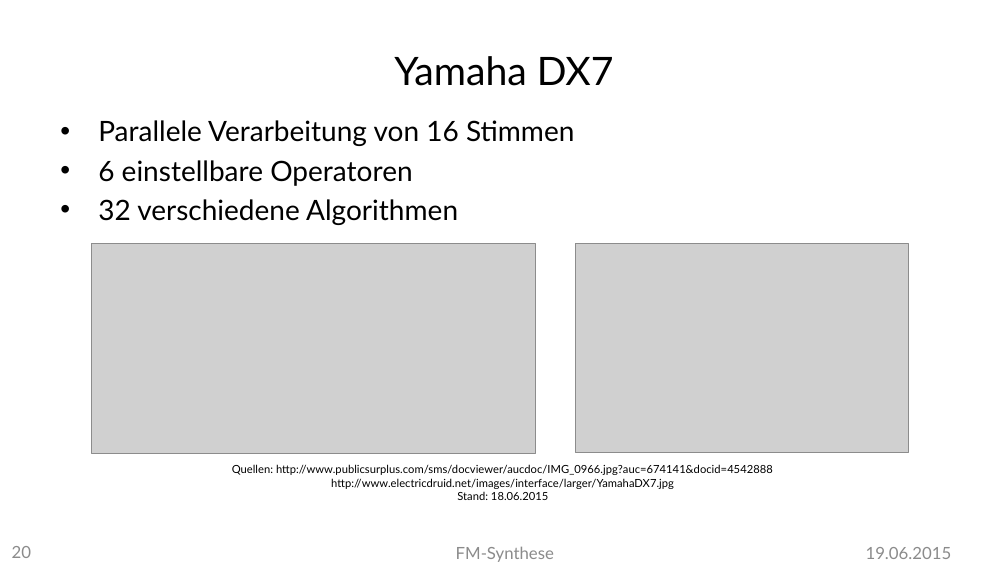
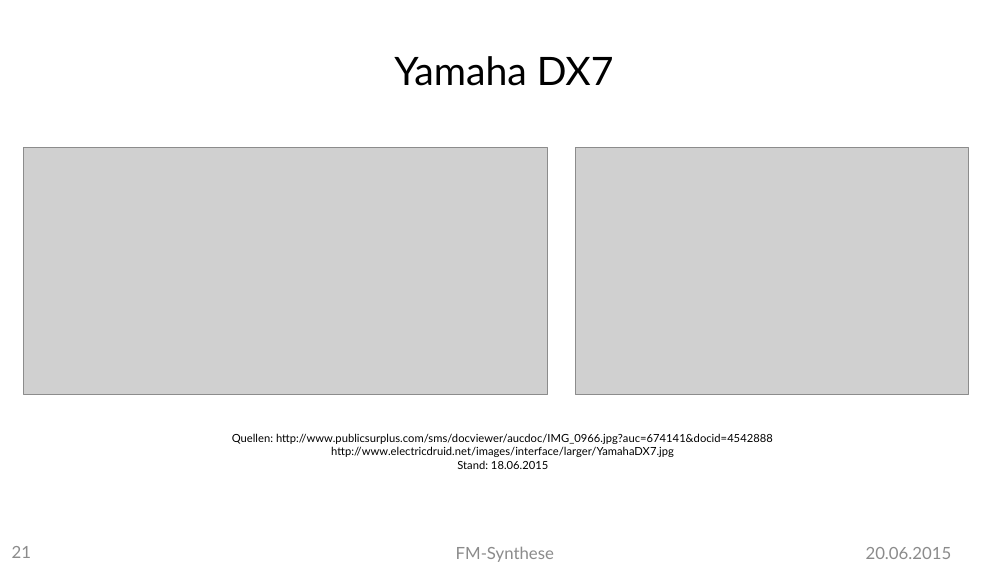
Before and after one commit to MBulli/VSeminar, a slide deck: slide 21 of Praesentation/FMSynthese-Julius.pptx (slide 20 before the commit). Drawn at 1008x567 pixels with LibreOffice and Linux fonts; fonts in the diff are those of the drawing; grey boxes stand for pictures; background and template pictures are left out. Boxes give left, top, right and bottom in pixels: in the first picture for what was removed or moved away, otherwise in the second. Text is boxed around its words. In the diff, an @@ line names an element or a change of style, - is before the commit and + after.

```diff
--- a/Praesentation/FMSynthese-Julius.pptx
+++ b/Praesentation/FMSynthese-Julius.pptx
@@ picture: place and size @@
-picture at bbox=[92, 244, 536, 454]
+picture at bbox=[24, 148, 547, 395]
@@ text removed at bbox=[98, 120, 574, 225] @@
-• Parallele Verarbeitung von 16 Stimmen
-• 6 einstellbare Operatoren
-• 32 verschiedene Algorithmen
@@ picture: place and size @@
-picture at bbox=[576, 244, 908, 453]
+picture at bbox=[576, 148, 969, 395]
@@ text "Quellen: http://www.publicsurplus.com/sms/docviewer/aucdoc/I ...": place and size @@
-text "Quellen: http://www.publicsurplus.com/sms/docviewer/aucdoc/I ..." at bbox=[232, 464, 773, 500]
+text "Quellen: http://www.publicsurplus.com/sms/docviewer/aucdoc/I ..." at bbox=[232, 433, 773, 469]
@@ page number at bbox=[12, 546, 31, 558]: text changed @@
-20
+21
@@ text at bbox=[866, 547, 952, 559]: text changed @@
-19.06.2015
+20.06.2015
```
Also in this commit, not shown: 28 other slides changed, 1 slide added.
